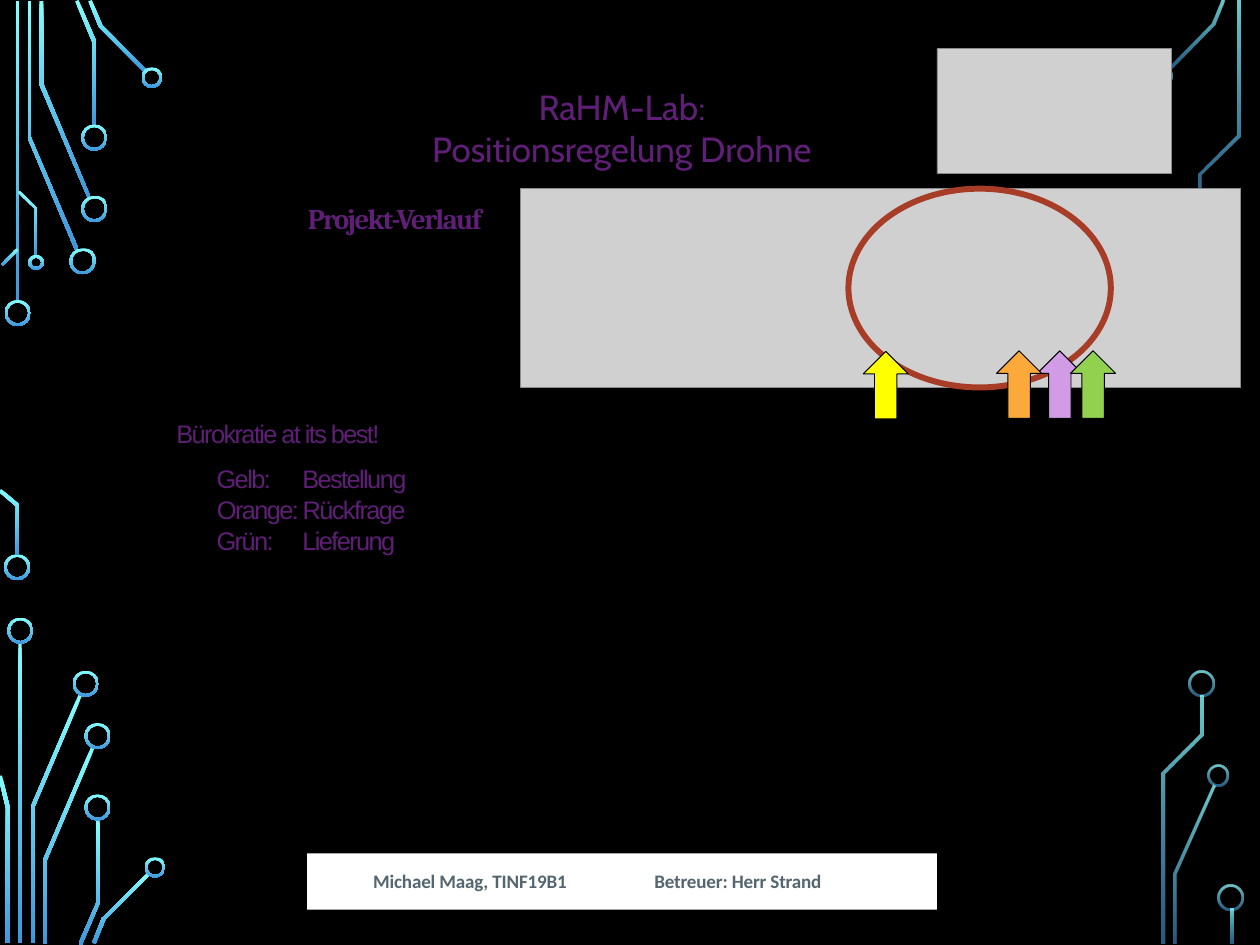
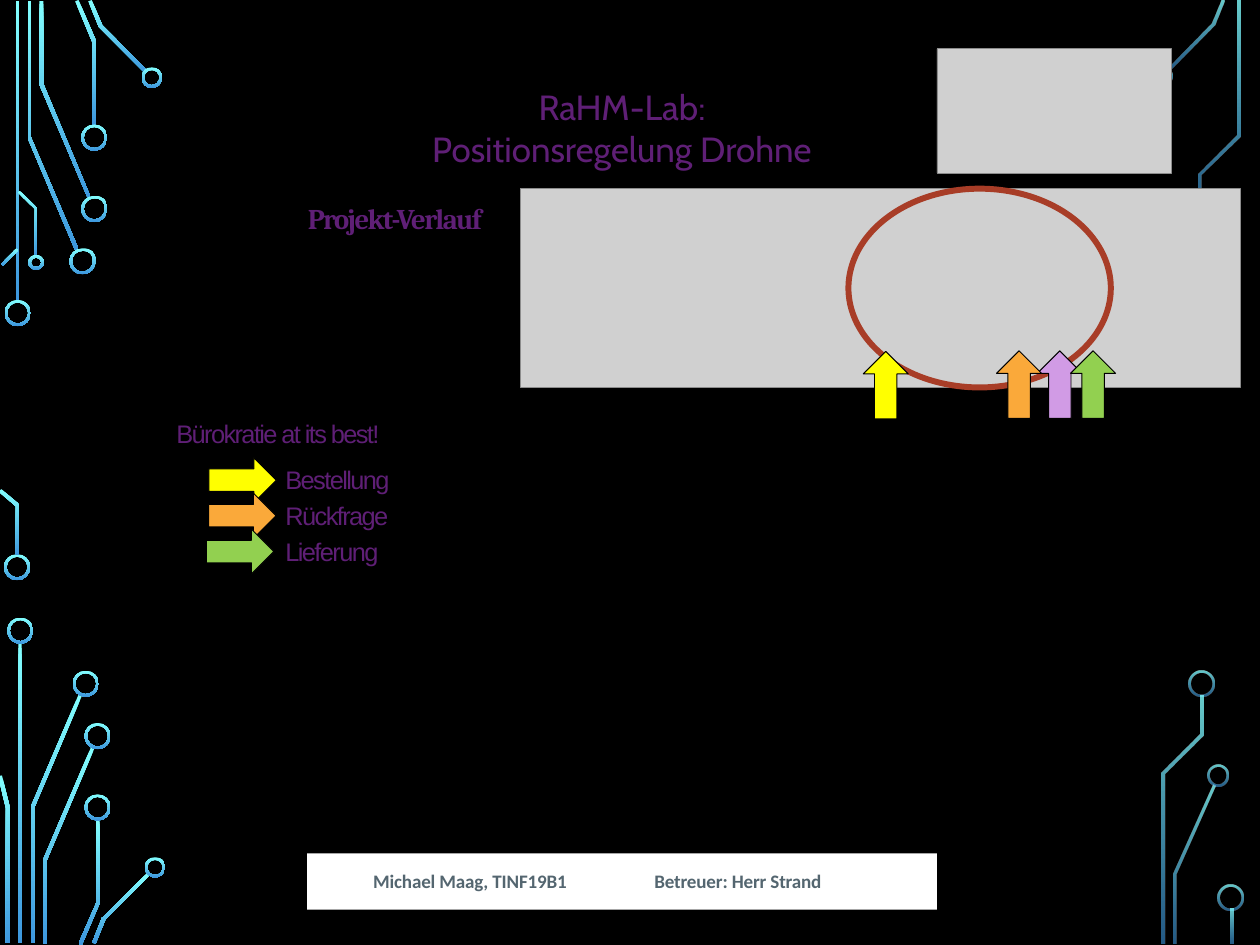
Before and after one commit to MobMonRob/ROSLabDrohne, a slide deck: slide 13 of Anforderungen/Abschlusspräsentation.pptx (slide 14 before the commit). Drawn at 1260x945 pixels with LibreOffice and Linux fonts; fonts in the diff are those of the drawing; grey boxes stand for pictures; background and template pictures are left out. Boxes give left, top, right and bottom in pixels: in the first picture for what was removed or moved away, otherwise in the second. Text is boxed around its words. In the diff, an @@ line names an element or a change of style, - is before the commit and + after.

```diff
--- a/Anforderungen/Abschlusspräsentation.pptx
+++ b/Anforderungen/Abschlusspräsentation.pptx
@@ up arrow added at box(209, 457, 276, 502), fill #FFFF00, outline #000000 1.25 pt @@
@@ text at box(285, 470, 389, 494): text changed @@
-Gelb: Bestellung
+Bestellung
@@ up arrow added at box(209, 493, 276, 538), fill #FAA93A, outline #000000 1.25 pt @@
@@ text at box(285, 506, 388, 530): text changed @@
-Orange: Rückfrage
+Rückfrage
@@ up arrow added at box(206, 529, 274, 574), fill #92D050, outline #000000 1.25 pt @@
@@ text at box(285, 542, 378, 566): text changed @@
-Grün: Lieferung
+Lieferung
```
Also in this commit, not shown: 1 other slide changed, 1 slide added, 3 other files.
